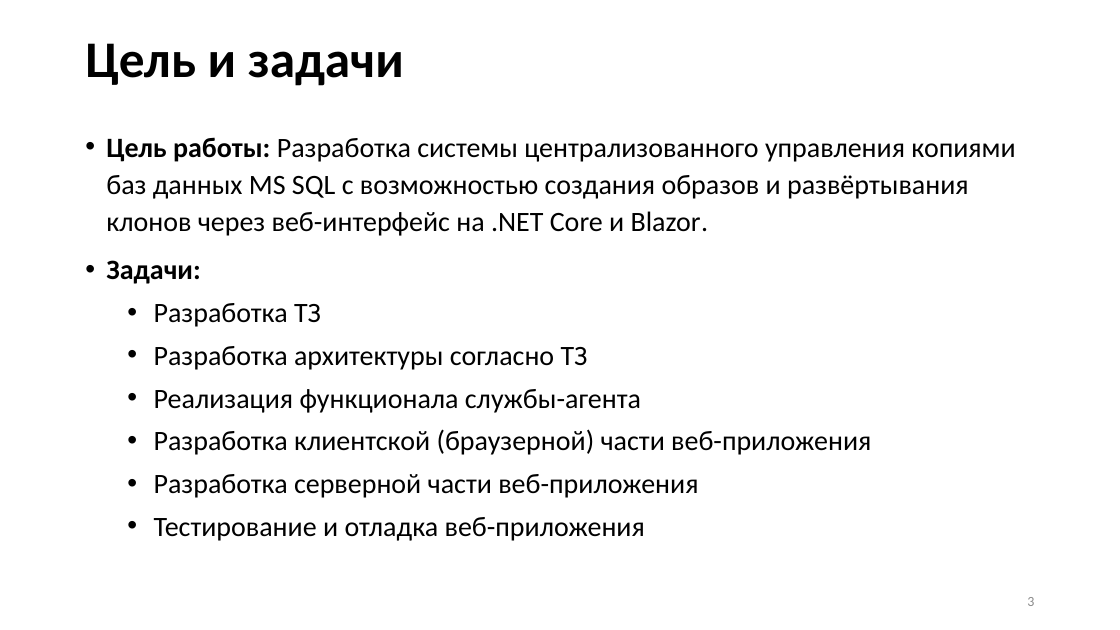
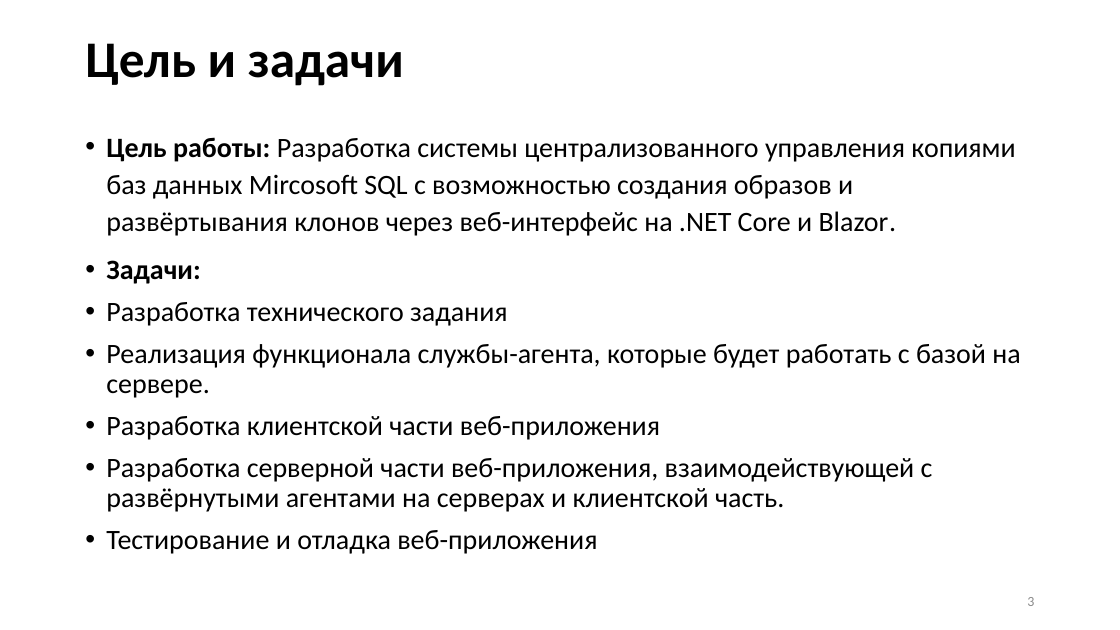
Before and after one commit to Hansola1/VKI, a slide deck: slide 3 of Диплом/Презентация/Бородина_Анастасия_Владимировна_2207Д2_06.05.26.pptx. Drawn at 1120x630 pixels with LibreOffice and Linux fonts; fonts in the diff are those of the drawing. Boxes give left, top, right and bottom in pixels: in the first picture for what was removed or moved away, otherwise in the second. Text is boxed around its words. In the diff, an @@ line names an element or a change of style, - is before the commit and + after.

```diff
--- a/Диплом/Презентация/Бородина_Анастасия_Владимировна_2207Д2_06.05.26.pptx
+++ b/Диплом/Презентация/Бородина_Анастасия_Владимировна_2207Д2_06.05.26.pptx
@@ text at [106, 137, 1015, 236]: text changed @@
-• Цель работы: Разработка системы централизованного управления копиями баз данных MS SQL с возможностью создания образов и развёртывания клонов через веб-интерфейс на .NET Core и Blazor.
+• Цель работы: Разработка системы централизованного управления копиями баз данных Mircosoft SQL с возможностью создания образов и развёртывания клонов через веб-интерфейс на .NET Core и Blazor.
@@ text at [106, 302, 1020, 512]: text changed @@
-  • Разработка ТЗ
-  • Разработка архитектуры согласно ТЗ
-  • Реализация функционала службы-агента
-  • Разработка клиентской (браузерной) части веб-приложения
-  • Разработка серверной части веб-приложения
+• Разработка технического задания
+• Реализация функционала службы-агента, которые будет работать с базой на сервере.
+• Разработка клиентской части веб-приложения
+• Разработка серверной части веб-приложения, взаимодействующей с развёрнутыми агентами на серверах и клиентской часть.
@@ text at [106, 530, 597, 554]: list level 2 to 1 in "Тестирование и отладка веб-приложения"; line spacing 1.1 to 0.9 @@
```
Also in this commit, not shown: 6 other slides changed, 7 other files.
